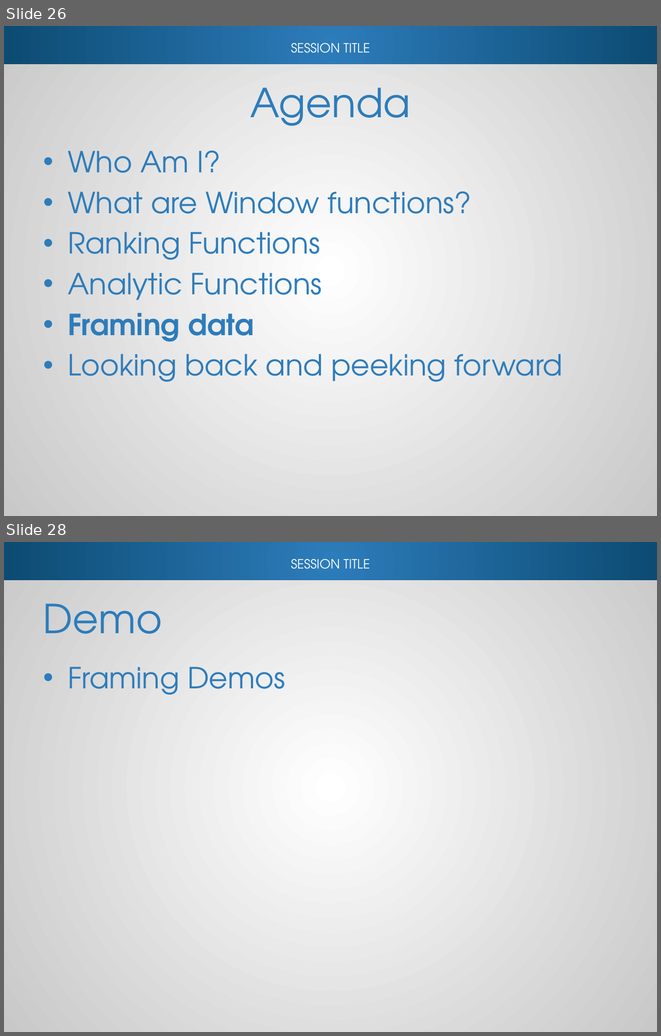
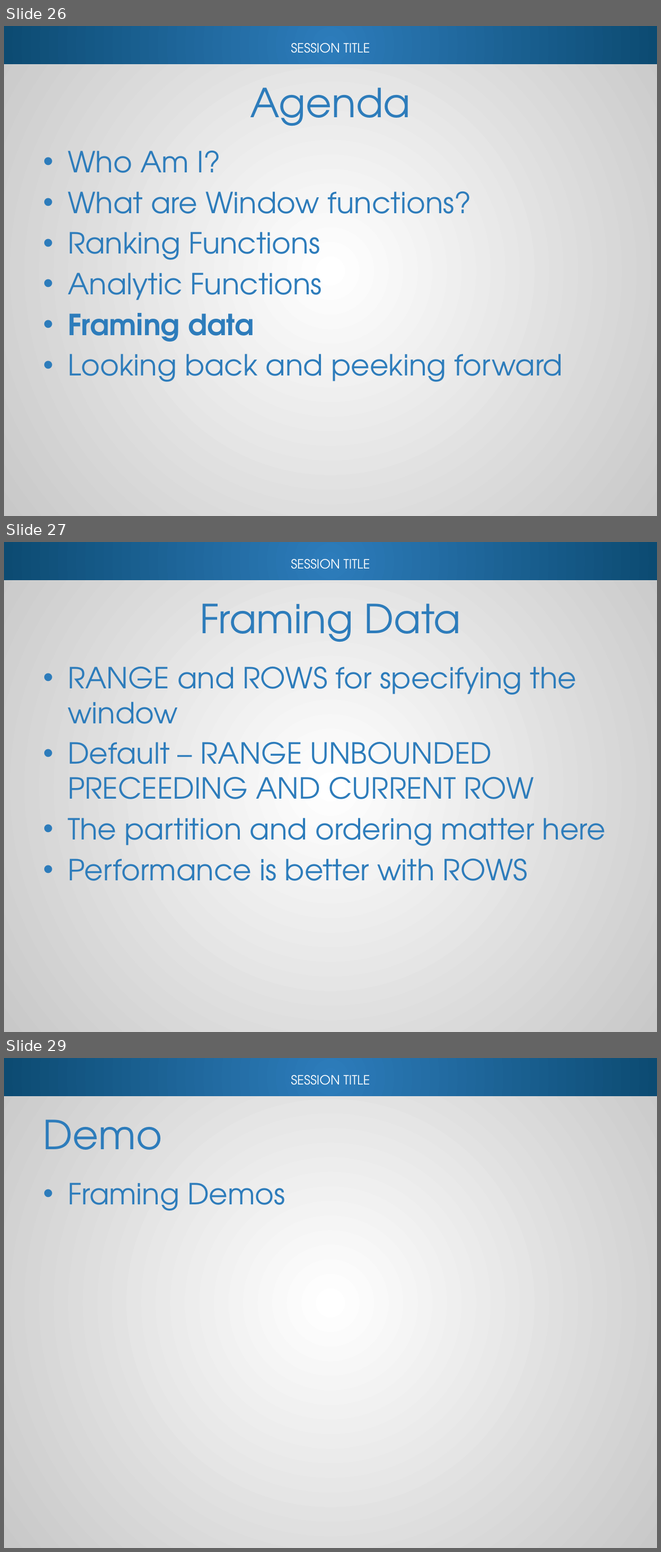
Before and after one commit to reachanu21/T-SQLWindowing, a slide deck: Presentation/TSQL_Windowing.pptx. Shown one above the other, each under a label of ours: slides 26 and 28 before the commit, slides 26, 27 and 29 after it; the slides between them are not shown. The pictures are 661x1036 and 661x1552 pixels, drawn with LibreOffice and Linux fonts; fonts in the diff are those of the drawing; background and template pictures are left out. Boxes give left, top, right and bottom in pixels: in the first picture for what was removed or moved away, otherwise in the second. Text is boxed around its words. In the diff, an @@ line names an element or a change of style, - is before the commit and + after.

Commit message:
DevConnections Update
Separated RANGE/ROWS from FIRSTVALUE slides. Cleaned up some demos,
removed duplicates from range_rows, and renamed files.

```diff
--- a/Presentation/TSQL_Windowing.pptx
+++ b/Presentation/TSQL_Windowing.pptx
@@ slide 27 added at <box>4,542,657,1032</box>, background #FFFFFF; not listed: 3 template elements that a slide beside it also shows @@
@@ title added at <box>200,603,461,642</box>, 44 pt, text #2D7CBB @@
+Framing Data
@@ text added at <box>68,667,606,881</box>, 32 pt, text #2D7CBB @@
+• RANGE and ROWS for specifying the window
+• Default – RANGE UNBOUNDED PRECEEDING AND CURRENT ROW
+• The partition and ordering matter here
+• Performance is better with ROWS
@@ what was slide 28 is now slide 29 @@
```
Also in this commit, not shown: 1 slide changed, 6 other files.
